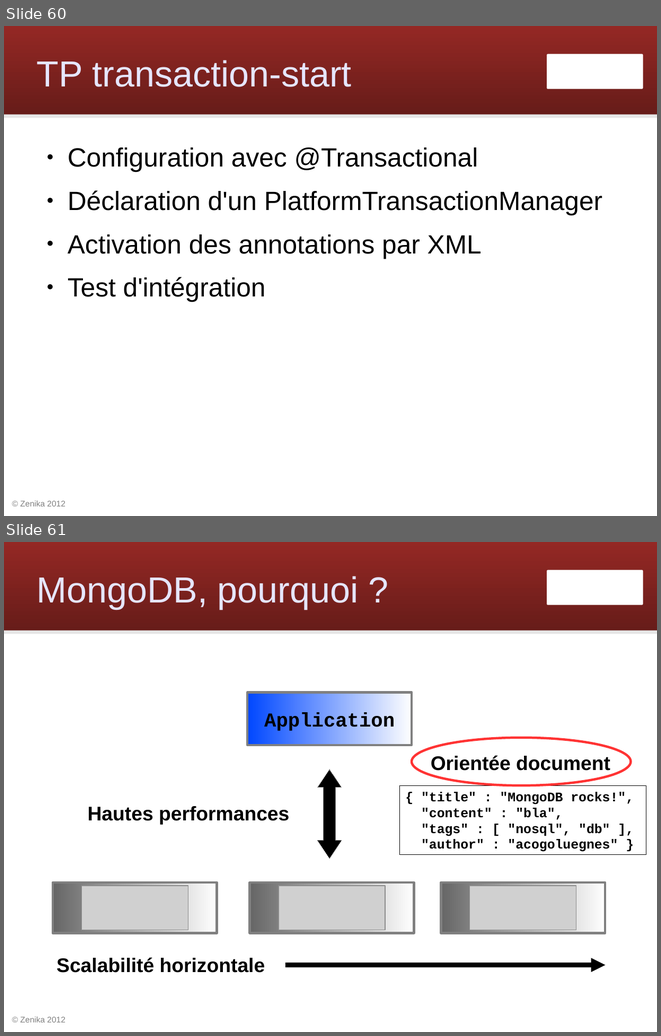
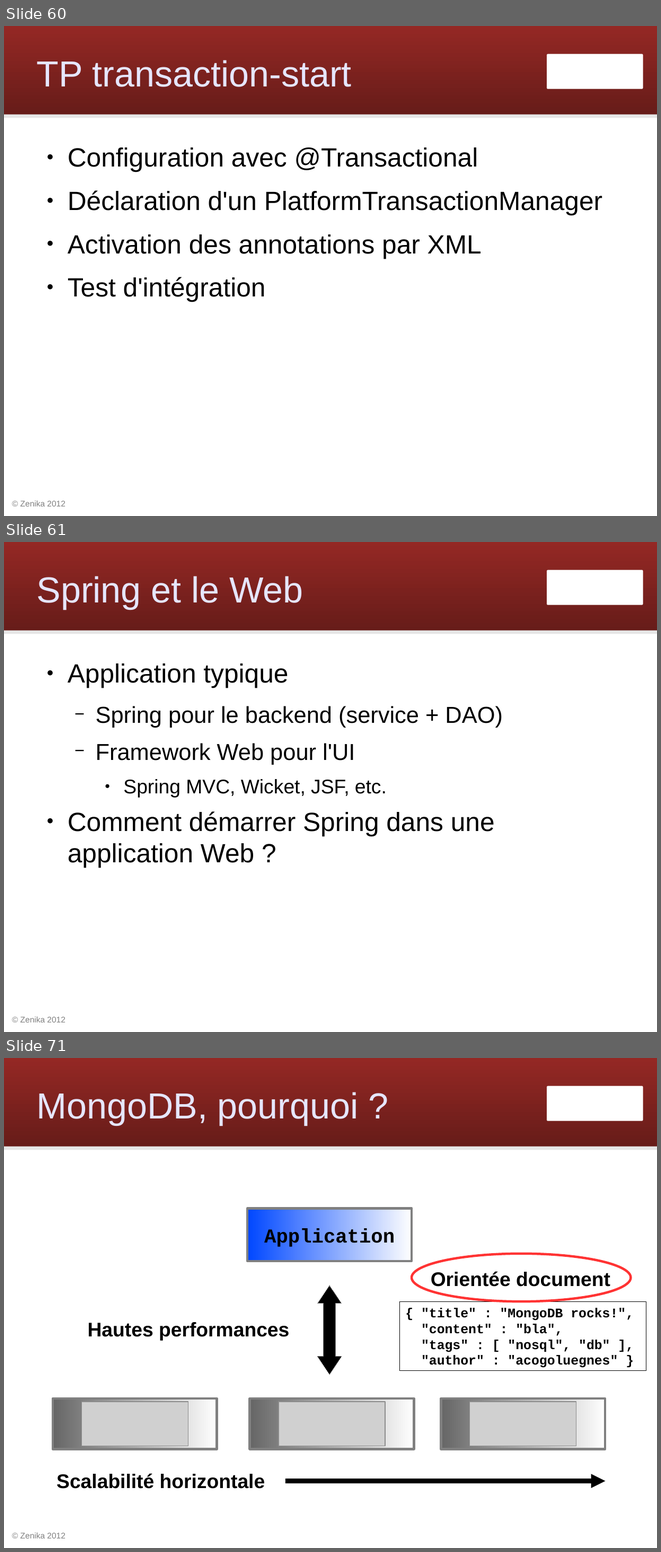
Before and after one commit to Zenika/workshop-spring-core, a slide deck: spring-workshop.odp. Shown one above the other, each under a label of ours: slides 60 and 61 before the commit, slides 60, 61 and 71 after it; the slides between them are not shown. The pictures are 661x1036 and 661x1552 pixels, drawn with LibreOffice and Linux fonts; fonts in the diff are those of the drawing; grey boxes stand for pictures; background and template pictures are left out. Boxes give left, top, right and bottom in pixels: in the first picture for what was removed or moved away, otherwise in the second. Text is boxed around its words. In the diff, an @@ line names an element or a change of style, - is before the commit and + after.

```diff
--- a/spring-workshop.odp
+++ b/spring-workshop.odp
@@ slide 61 added at (4, 542, 657, 1032), background #FFFFFF; not listed: 4 template elements that a slide beside it also shows @@
@@ title added at (37, 576, 303, 609), 44 pt, text #E6E6FF @@
+Spring et le Web
@@ text added at (68, 663, 502, 867), 32 pt, text #000000 @@
+● Application typique
+  − Spring pour le backend (service + DAO)
+  − Framework Web pour l'UI
+    ● Spring MVC, Wicket, JSF, etc.
+● Comment démarrer Spring dans une application Web ?
@@ what was slide 61 is now slide 71 @@
```
Also in this commit, not shown: 9 other slides added.
